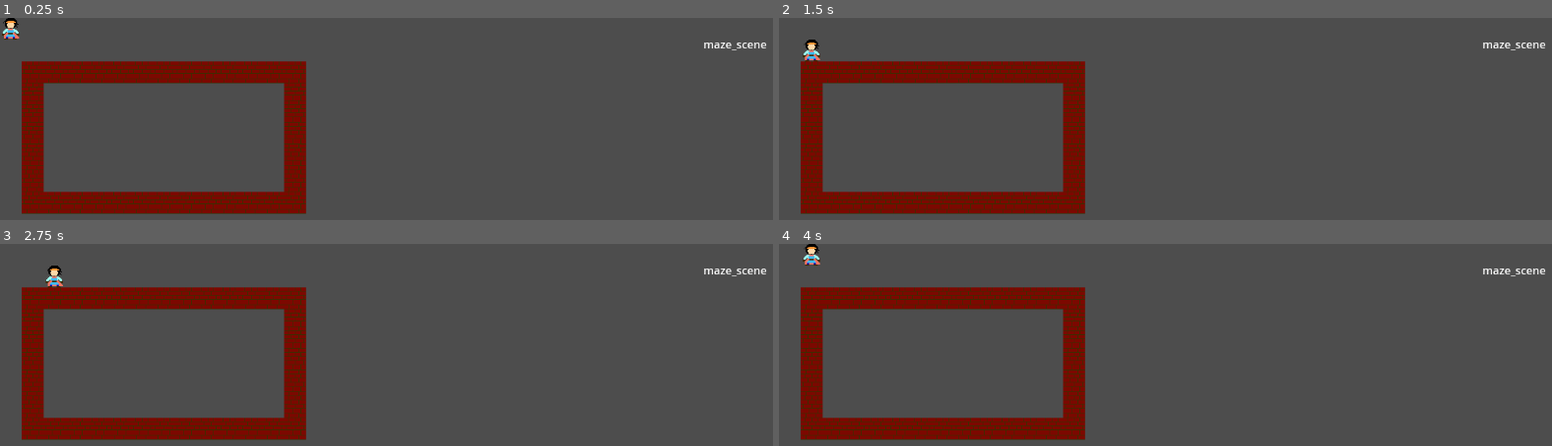
Above: before the commit, frames 1-4 (two rows, left to right).
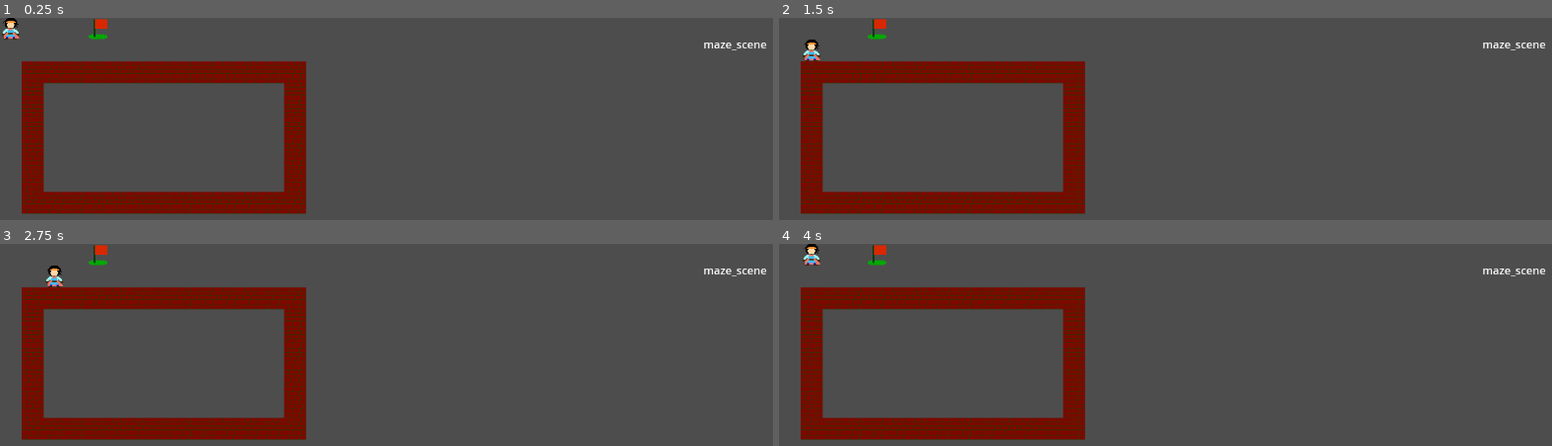
Above: after the commit, the same moments.

Repository: mjXmsdgh/game_gallery
Game: Godot game, scene res://game_scene/maze/maze.tscn
Same seed, same stepped clock (60 frames per second), same inputs: the game is played once before the commit and once after it. This scene is started directly instead of the project's main scene.
Inputs:
- Up to frame 1 (0.25 s): no input
- Up to frame 2 (1.5 s): tap Enter at 0.5 s; hold Right (ui_right) 0.53-1.28 s; tap Space at 1.25 s; hold Down (ui_down) from 1.28 s (still down)
- Up to frame 3 (2.75 s): tap Enter at 2 s; release Down (ui_down) at 2.03 s; hold Right (ui_right) from 2.03 s (still down)
- Up to frame 4 (4 s): tap Space at 2.75 s; release Right (ui_right) at 2.78 s; hold Up (ui_up) 2.78-3.53 s; tap Enter at 3.5 s; hold Left (ui_left) from 3.53 s (still down)

The runs differ from the first frame. In frame 1, 0.2% of the frame differs, in the area x 11-14%, y 0-11%; in frame 2, 0.2%; in frame 3, 0.2%; in frame 4, 0.2%.

Commit message:
add goal

Diff:
--- /dev/null
+++ b/game_scene/maze/goal.gd
@@ -0,0 +1,15 @@
+extends Area2D
+@onready var sound_goal=$sound_goal
+
+# Called when the node enters the scene tree for the first time.
+func _ready() -> void:
+	pass # Replace with function body.
+
+
+# Called every frame. 'delta' is the elapsed time since the previous frame.
+func _process(delta: float) -> void:
+	pass
+
+func _on_body_shape_entered(body_rid: RID, body: Node2D, body_shape_index: int, local_shape_index: int) -> void:
+	print("enter")
+	sound_goal.play_sound()
--- a/game_scene/maze/maze.tscn
+++ b/game_scene/maze/maze.tscn
@@ -1,11 +1,17 @@
-[gd_scene load_steps=8 format=4 uid="uid://h3whre0d12n7"]
+[gd_scene load_steps=12 format=4 uid="uid://h3whre0d12n7"]
 
 [ext_resource type="TileSet" uid="uid://8wsraksi7ami" path="res://game_scene/maze/maze.tres" id="1_2a5fv"]
 [ext_resource type="Texture2D" uid="uid://cl4cin7et0obt" path="res://image/player.png" id="2_4jhjv"]
 [ext_resource type="Script" path="res://game_scene/maze/player.gd" id="2_p6toq"]
+[ext_resource type="Script" path="res://game_scene/maze/goal.gd" id="2_xme87"]
 [ext_resource type="AudioStream" uid="uid://db4nbqfl1nj11" path="res://sound/stop.ogg" id="4_45mpt"]
+[ext_resource type="AudioStream" uid="uid://dolpp8rx2wa3k" path="res://sound/fanfare.ogg" id="4_k2umb"]
 [ext_resource type="Script" path="res://game_scene/maze/sound_play.gd" id="5_d7yxj"]
 [ext_resource type="AudioStream" uid="uid://b1obua6ux87bg" path="res://sound/go.ogg" id="6_tcjp5"]
+[ext_resource type="Texture2D" uid="uid://c6vwjyhaechpx" path="res://image/flag.png" id="7_jer6f"]
+
+[sub_resource type="RectangleShape2D" id="RectangleShape2D_qtwpk"]
+size = Vector2(32, 32)
 
 [sub_resource type="RectangleShape2D" id="RectangleShape2D_56gcb"]
 size = Vector2(30.875, 31)
@@ -22,6 +28,22 @@
 [node name="TileMapLayer" type="TileMapLayer" parent="."]
 tile_map_data = PackedByteArray("AAABAAIAAAAAAAAAAAABAAMAAAAAAAAAAAABAAQAAAAAAAAAAAABAAUAAAAAAAAAAAABAAYAAAAAAAAAAAABAA …(496 unchanged characters)…
 tile_set = ExtResource("1_2a5fv")
+
+[node name="goal" type="Area2D" parent="."]
+position = Vector2(128, 0)
+script = ExtResource("2_xme87")
+
+[node name="CollisionShape2D" type="CollisionShape2D" parent="goal"]
+position = Vector2(16, 16)
+shape = SubResource("RectangleShape2D_qtwpk")
+
+[node name="Sprite2D" type="Sprite2D" parent="goal"]
+position = Vector2(16, 16)
+texture = ExtResource("7_jer6f")
+
+[node name="sound_goal" type="AudioStreamPlayer2D" parent="goal"]
+stream = ExtResource("4_k2umb")
+script = ExtResource("5_d7yxj")
 
 [node name="player" type="CharacterBody2D" parent="."]
 script = ExtResource("2_p6toq")
@@ -41,3 +63,5 @@
 [node name="sound_stop" type="AudioStreamPlayer2D" parent="player"]
 stream = ExtResource("4_45mpt")
 script = ExtResource("5_d7yxj")
+
+[connection signal="body_shape_entered" from="goal" to="goal" method="_on_body_shape_entered"]
Binary file added: image/flag.png
Not shown, added: image/flag.png.import
Not shown, added: sound/fanfare.ogg.import
Not shown, added: sound/fanfare.ogg
